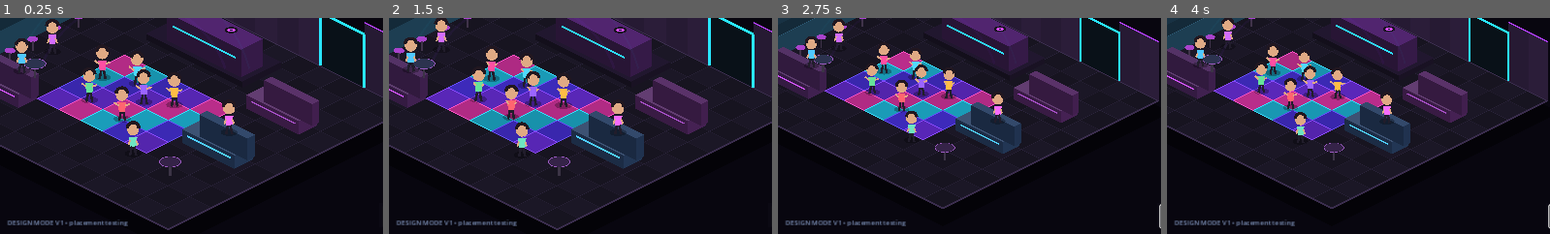
Above: before the commit, frames 1-4 (left to right).
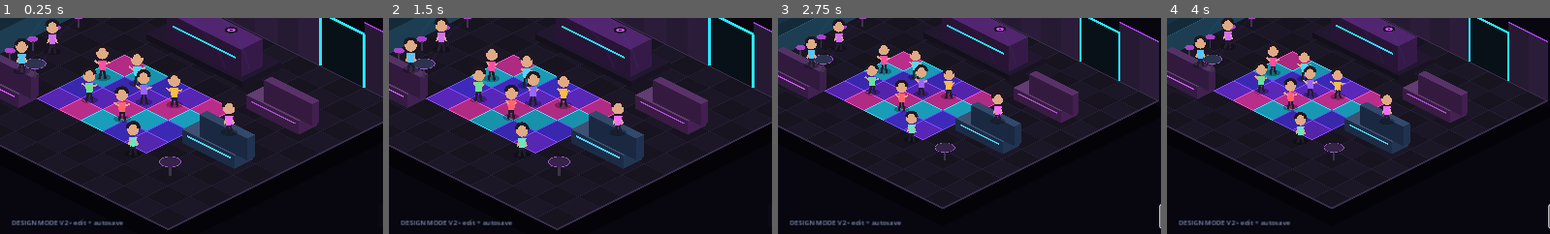
Above: after the commit, the same moments.

Repository: 22crob/Nightclub-City
Game: Godot game, scene res://scenes/main.tscn
Same seed, same stepped clock (60 frames per second), same inputs: the game is played once before the commit and once after it.
Inputs:
- Up to frame 1 (0.25 s): no input
- Up to frame 2 (1.5 s): click "DESIGN" at 0.5 s; click "×" at 1.25 s
- Up to frame 3 (2.75 s): click "−" at 2 s
- Up to frame 4 (4 s): click "+" at 2.75 s; click "−" at 3.5 s
The pictures show only the part of the screen within x 32-82%, y 49-99%; the shares and areas given below are measured in that part.

The runs differ from the first frame. In frame 1, 0.4% of the frame differs, in the area x 2-34%, y 93-97%; in frame 2, 0.4%; in frame 3, 0.4%; in frame 4, 0.4%.

Commit message:
Design Mode v2 editing and autosave
Add selection, move, rotate, delete, highlight, and automatic save/load for player-placed Design Mode objects.

Diff:
--- a/godot/scenes/main.tscn
+++ b/godot/scenes/main.tscn
@@ -76,7 +76,7 @@
 grow_vertical = 0
 theme_override_colors/font_color = Color(0.50, 0.58, 0.74, 1)
 theme_override_font_sizes/font_size = 11
-text = "DESIGN MODE V1 • placement testing"
+text = "DESIGN MODE V2 • edit + autosave"
 horizontal_alignment = 1
 
 [node name="ZoomControls" type="ColorRect" parent="HUD"]
@@ -226,3 +226,54 @@
 theme_override_font_sizes/font_size = 11
 text = "Choose an item, then click a floor tile to place it. Right-click or Esc cancels."
 horizontal_alignment = 1
+
+
+[node name="SelectionPanel" type="ColorRect" parent="HUD"]
+visible = false
+offset_left = 18.0
+offset_top = 92.0
+offset_right = 470.0
+offset_bottom = 150.0
+color = Color(0.045, 0.035, 0.070, 0.96)
+
+[node name="Accent" type="ColorRect" parent="HUD/SelectionPanel"]
+offset_right = 4.0
+offset_bottom = 58.0
+color = Color(0.19, 0.83, 1, 1)
+
+[node name="SelectedName" type="Label" parent="HUD/SelectionPanel"]
+offset_left = 14.0
+offset_top = 7.0
+offset_right = 166.0
+offset_bottom = 29.0
+theme_override_colors/font_color = Color(0.96, 0.92, 1, 1)
+theme_override_font_sizes/font_size = 13
+text = "Selected"
+
+[node name="Move" type="Button" parent="HUD/SelectionPanel"]
+offset_left = 170.0
+offset_top = 8.0
+offset_right = 236.0
+offset_bottom = 48.0
+text = "Move"
+
+[node name="Rotate" type="Button" parent="HUD/SelectionPanel"]
+offset_left = 242.0
+offset_top = 8.0
+offset_right = 316.0
+offset_bottom = 48.0
+text = "Rotate"
+
+[node name="Delete" type="Button" parent="HUD/SelectionPanel"]
+offset_left = 322.0
+offset_top = 8.0
+offset_right = 390.0
+offset_bottom = 48.0
+text = "Delete"
+
+[node name="Done" type="Button" parent="HUD/SelectionPanel"]
+offset_left = 396.0
+offset_top = 8.0
+offset_right = 442.0
+offset_bottom = 48.0
+text = "✓"
--- a/godot/scripts/main.gd
+++ b/godot/scripts/main.gd
@@ -21,6 +21,12 @@
 @onready var item_button_2: Button = $HUD/DesignDrawer/Item2
 @onready var item_button_3: Button = $HUD/DesignDrawer/Item3
 @onready var design_hint: Label = $HUD/DesignDrawer/Hint
+@onready var selection_panel: ColorRect = $HUD/SelectionPanel
+@onready var selected_name: Label = $HUD/SelectionPanel/SelectedName
+@onready var move_button: Button = $HUD/SelectionPanel/Move
+@onready var rotate_button: Button = $HUD/SelectionPanel/Rotate
+@onready var delete_button: Button = $HUD/SelectionPanel/Delete
+@onready var done_button: Button = $HUD/SelectionPanel/Done
 
 var dragging: bool = false
 var zoom_level: float = 1.0
@@ -29,6 +35,9 @@
 var current_item: Dictionary = {}
 var hover_tile: Vector2i = Vector2i(-1, -1)
 var placed_objects: Array = []
+var selected_object_index: int = -1
+var moving_object_index: int = -1
+const SAVE_PATH: String = "user://club_layout.json"
 
 var item_catalog: Dictionary = {
 	"Bars": [
@@ -96,6 +105,11 @@
 	item_button_1.pressed.connect(_select_item.bind(0))
 	item_button_2.pressed.connect(_select_item.bind(1))
 	item_button_3.pressed.connect(_select_item.bind(2))
+	move_button.pressed.connect(_move_selected_object)
+	rotate_button.pressed.connect(_rotate_selected_object)
+	delete_button.pressed.connect(_delete_selected_object)
+	done_button.pressed.connect(_deselect_object)
+	_load_layout()
 	_set_category("Bars")
 	queue_redraw()
 
@@ -105,7 +119,10 @@
 
 func _unhandled_input(event: InputEvent) -> void:
 	if event is InputEventKey and event.pressed and event.keycode == KEY_ESCAPE:
-		_cancel_placement()
+		if not current_item.is_empty():
+			_cancel_placement()
+		else:
+			_deselect_object()
 		return
 
 	if event is InputEventMouseButton:
@@ -123,6 +140,15 @@
 					_place_current_item(hover_tile)
 			elif event.button_index == MOUSE_BUTTON_RIGHT and event.pressed:
 				_cancel_placement()
+			return
+
+		if design_drawer.visible and event.button_index == MOUSE_BUTTON_LEFT and event.pressed:
+			var clicked_tile: Vector2i = _world_to_tile(get_global_mouse_position())
+			var object_index: int = _find_object_at_tile(clicked_tile)
+			if object_index >= 0:
+				_select_placed_object(object_index)
+			else:
+				_deselect_object()
 			return
 
 		if event.button_index == MOUSE_BUTTON_LEFT:
@@ -171,6 +197,7 @@
 	_draw_lounges()
 	_draw_tables()
 	_draw_placed_objects()
+	_draw_selection_highlight()
 	_draw_npcs()
 	_draw_light_accents()
 	_draw_placement_preview()
@@ -404,10 +431,12 @@
 	design_drawer.visible = not design_drawer.visible
 	if not design_drawer.visible:
 		_cancel_placement()
+		_deselect_object()
 
 func _close_design_drawer() -> void:
 	design_drawer.visible = false
 	_cancel_placement()
+	_deselect_object()
 
 func _set_category(category: String) -> void:
 	selected_category = category
@@ -426,6 +455,8 @@
 	var items: Array = item_catalog[selected_category]
 	if index < 0 or index >= items.size():
 		return
+	moving_object_index = -1
+	_deselect_object()
 	current_item = items[index].duplicate(true)
 	hover_tile = _world_to_tile(get_global_mouse_position())
 	design_hint.text = str(current_item["name"]) + " selected • click floor to place • right-click/Esc cancels"
@@ -433,6 +464,7 @@
 
 func _cancel_placement() -> void:
 	current_item = {}
+	moving_object_index = -1
 	hover_tile = Vector2i(-1, -1)
 	if design_drawer.visible:
 		design_hint.text = selected_category + " selected • choose an item to place"
@@ -446,14 +478,23 @@
 func _can_place_current(tile: Vector2i) -> bool:
 	if current_item.is_empty():
 		return false
-	var width: int = int(current_item["w"])
-	var depth: int = int(current_item["d"])
+	return _can_place_dimensions(
+		tile,
+		int(current_item["w"]),
+		int(current_item["d"]),
+		moving_object_index
+	)
+
+func _can_place_dimensions(tile: Vector2i, width: int, depth: int, skip_index: int = -1) -> bool:
 	if tile.x < 0 or tile.y < 0:
 		return false
 	if tile.x + width > CLUB_W or tile.y + depth > CLUB_H:
 		return false
 
-	for obj in placed_objects:
+	for i in range(placed_objects.size()):
+		if i == skip_index:
+			continue
+		var obj: Dictionary = placed_objects[i]
 		var ox: int = int(obj["x"])
 		var oy: int = int(obj["y"])
 		var ow: int = int(obj["w"])
@@ -466,11 +507,25 @@
 func _place_current_item(tile: Vector2i) -> void:
 	if not _can_place_current(tile):
 		return
+
+	if moving_object_index >= 0 and moving_object_index < placed_objects.size():
+		placed_objects[moving_object_index]["x"] = tile.x
+		placed_objects[moving_object_index]["y"] = tile.y
+		selected_object_index = moving_object_index
+		moving_object_index = -1
+		current_item = {}
+		hover_tile = Vector2i(-1, -1)
+		_refresh_selection_panel()
+		_save_layout()
+		queue_redraw()
+		return
+
 	var placed: Dictionary = current_item.duplicate(true)
 	placed["x"] = tile.x
 	placed["y"] = tile.y
 	placed_objects.append(placed)
 	design_hint.text = str(current_item["name"]) + " placed • click again to place another"
+	_save_layout()
 	queue_redraw()
 
 func _draw_placed_objects() -> void:
@@ -531,3 +586,154 @@
 	draw_polygon(footprint, PackedColorArray([preview_color]))
 	for i in range(4):
 		draw_line(footprint[i], footprint[(i + 1) % 4], line_color, 2.5)
+
+
+func _find_object_at_tile(tile: Vector2i) -> int:
+	var found: int = -1
+	for i in range(placed_objects.size()):
+		var obj: Dictionary = placed_objects[i]
+		var ox: int = int(obj["x"])
+		var oy: int = int(obj["y"])
+		var ow: int = int(obj["w"])
+		var od: int = int(obj["d"])
+		if tile.x >= ox and tile.x < ox + ow and tile.y >= oy and tile.y < oy + od:
+			found = i
+	return found
+
+func _select_placed_object(index: int) -> void:
+	if index < 0 or index >= placed_objects.size():
+		return
+	selected_object_index = index
+	moving_object_index = -1
+	current_item = {}
+	hover_tile = Vector2i(-1, -1)
+	_refresh_selection_panel()
+	queue_redraw()
+
+func _deselect_object() -> void:
+	selected_object_index = -1
+	moving_object_index = -1
+	selection_panel.visible = false
+	queue_redraw()
+
+func _refresh_selection_panel() -> void:
+	if selected_object_index < 0 or selected_object_index >= placed_objects.size():
+		selection_panel.visible = false
+		return
+	selection_panel.visible = true
+	var obj: Dictionary = placed_objects[selected_object_index]
+	selected_name.text = str(obj["name"])
+
+func _move_selected_object() -> void:
+	if selected_object_index < 0 or selected_object_index >= placed_objects.size():
+		return
+	moving_object_index = selected_object_index
+	current_item = placed_objects[selected_object_index].duplicate(true)
+	hover_tile = Vector2i(int(current_item["x"]), int(current_item["y"]))
+	design_hint.text = "Moving " + str(current_item["name"]) + " • click a new tile • Esc cancels"
+	queue_redraw()
+
+func _rotate_selected_object() -> void:
+	if selected_object_index < 0 or selected_object_index >= placed_objects.size():
+		return
+
+	var obj: Dictionary = placed_objects[selected_object_index]
+	var old_w: int = int(obj["w"])
+	var old_d: int = int(obj["d"])
+	var tile: Vector2i = Vector2i(int(obj["x"]), int(obj["y"]))
+	var new_w: int = old_d
+	var new_d: int = old_w
+
+	if not _can_place_dimensions(tile, new_w, new_d, selected_object_index):
+		if design_drawer.visible:
+			design_hint.text = "Not enough room to rotate " + str(obj["name"])
+		return
+
+	placed_objects[selected_object_index]["w"] = new_w
+	placed_objects[selected_object_index]["d"] = new_d
+	_save_layout()
+	_refresh_selection_panel()
+	queue_redraw()
+
+func _delete_selected_object() -> void:
+	if selected_object_index < 0 or selected_object_index >= placed_objects.size():
+		return
+	placed_objects.remove_at(selected_object_index)
+	selected_object_index = -1
+	moving_object_index = -1
+	selection_panel.visible = false
+	if design_drawer.visible:
+		design_hint.text = "Item deleted • choose another item or select an existing object"
+	_save_layout()
+	queue_redraw()
+
+func _draw_selection_highlight() -> void:
+	if selected_object_index < 0 or selected_object_index >= placed_objects.size():
+		return
+	var obj: Dictionary = placed_objects[selected_object_index]
+	var footprint: PackedVector2Array = _tile_points(
+		float(obj["x"]),
+		float(obj["y"]),
+		float(obj["w"]),
+		float(obj["d"])
+	)
+	draw_polygon(footprint, PackedColorArray([Color(0.20, 0.82, 1.0, 0.16)]))
+	for i in range(4):
+		draw_line(footprint[i], footprint[(i + 1) % 4], Color("#58dcff"), 3.0)
+
+func _save_layout() -> void:
+	var save_data: Array = []
+	for obj in placed_objects:
+		var color: Color = obj["color"]
+		save_data.append({
+			"id": str(obj["id"]),
+			"name": str(obj["name"]),
+			"kind": str(obj["kind"]),
+			"w": int(obj["w"]),
+			"d": int(obj["d"]),
+			"x": int(obj["x"]),
+			"y": int(obj["y"]),
+			"color": [color.r, color.g, color.b, color.a]
+		})
+
+	var file: FileAccess = FileAccess.open(SAVE_PATH, FileAccess.WRITE)
+	if file != null:
+		file.store_string(JSON.stringify(save_data))
+		file.close()
+
+func _load_layout() -> void:
+	if not FileAccess.file_exists(SAVE_PATH):
+		return
+
+	var file: FileAccess = FileAccess.open(SAVE_PATH, FileAccess.READ)
+	if file == null:
+		return
+	var raw_text: String = file.get_as_text()
+	file.close()
+
+	var parsed: Variant = JSON.parse_string(raw_text)
+	if typeof(parsed) != TYPE_ARRAY:
+		return
+
+	placed_objects.clear()
+	for raw in parsed:
+		if typeof(raw) != TYPE_DICTIONARY:
+			continue
+		var raw_obj: Dictionary = raw
+		var color_values: Array = raw_obj.get("color", [1.0, 1.0, 1.0, 1.0])
+		var restored_color: Color = Color(
+			float(color_values[0]),
+			float(color_values[1]),
+			float(color_values[2]),
+			float(color_values[3])
+		)
+		placed_objects.append({
+			"id": str(raw_obj.get("id", "saved_item")),
+			"name": str(raw_obj.get("name", "Saved Item")),
+			"kind": str(raw_obj.get("kind", "decor")),
+			"w": int(raw_obj.get("w", 1)),
+			"d": int(raw_obj.get("d", 1)),
+			"x": int(raw_obj.get("x", 0)),
+			"y": int(raw_obj.get("y", 0)),
+			"color": restored_color
+		})
